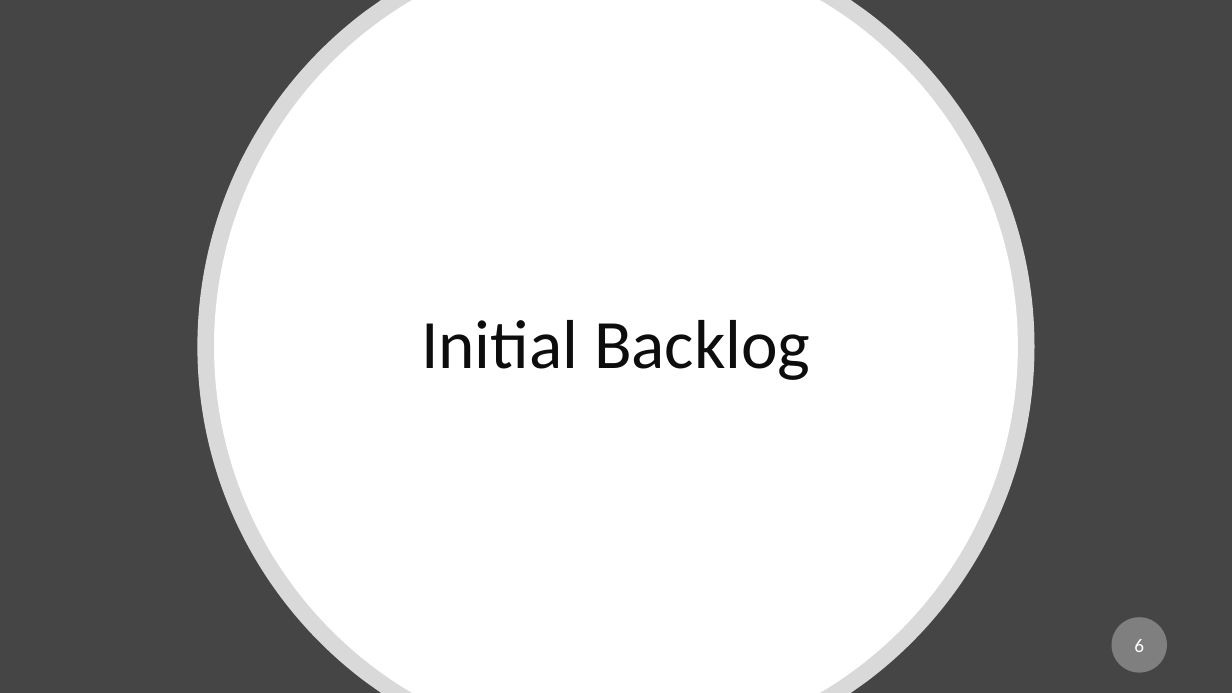
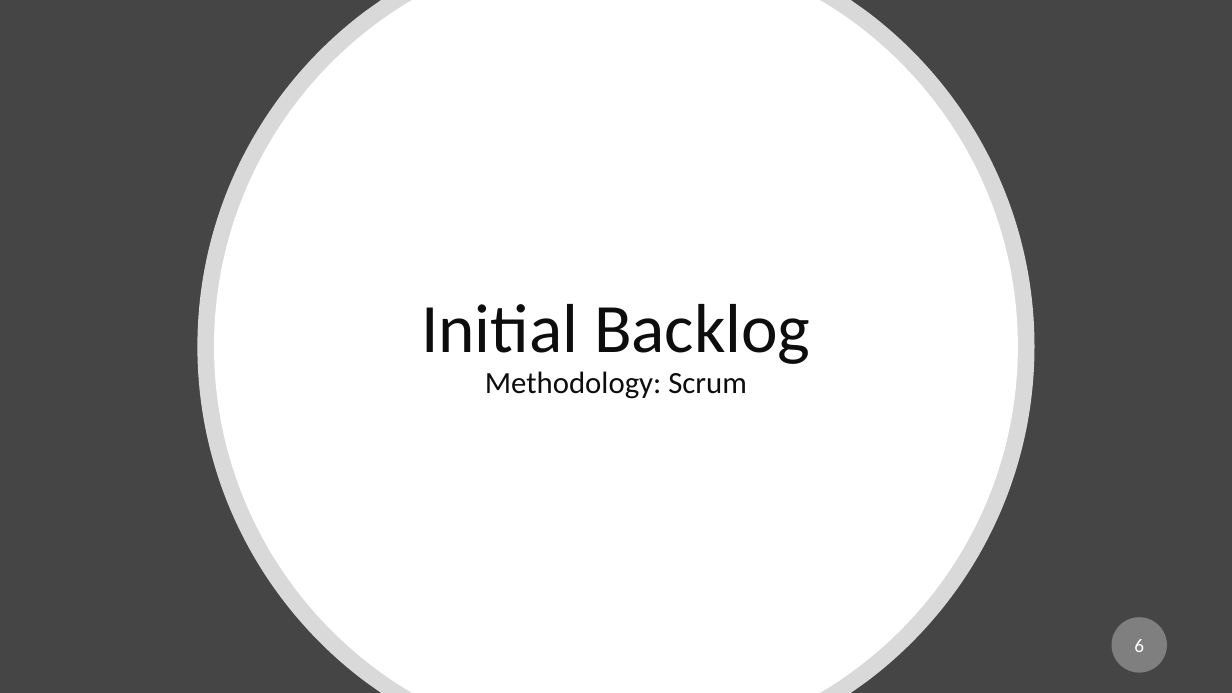
Before and after one commit to racoten/Capstone, a slide deck: slide 6 of Design/Capstone 2 Presentation.pptx. Drawn at 1232x693 pixels with LibreOffice and Linux fonts; fonts in the diff are those of the drawing. Boxes give left, top, right and bottom in pixels: in the first picture for what was removed or moved away, otherwise in the second. Text is boxed around its words. In the diff, an @@ line names an element or a change of style, - is before the commit and + after.

```diff
--- a/Design/Capstone 2 Presentation.pptx
+++ b/Design/Capstone 2 Presentation.pptx
@@ title at [421, 304, 810, 399]: text changed; size 54 to 24 pt @@
-Initial Backlog
+Initial Backlog
+Methodology: Scrum
```
Also in this commit, not shown: 10 other slides changed, 3 slides added, 28 other files.
